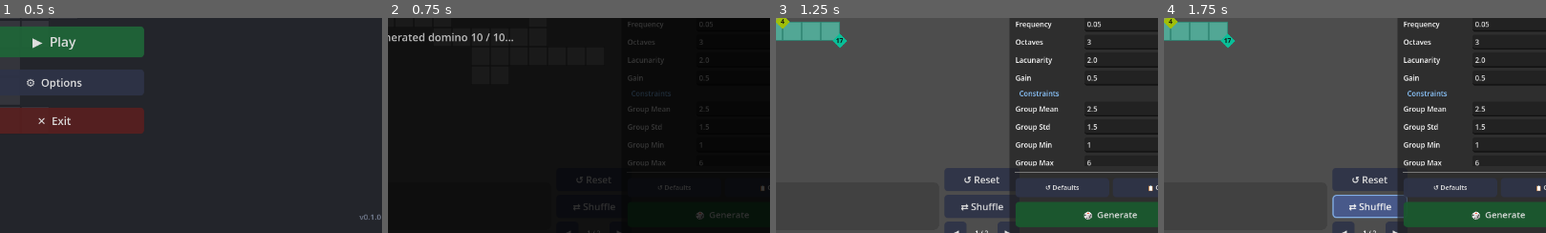
Above: before the commit, frames 1-4 (left to right).
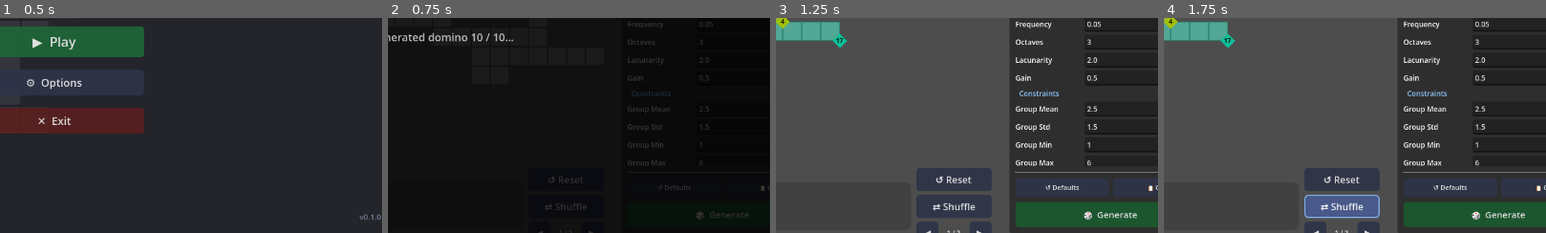
Above: after the commit, the same moments.

Repository: Javen-W/Ritz
Game: Godot game, scene res://main_menu.tscn
Two runs of this game, one before a commit and one after it. Both use one fixed random seed, a clock stepped at 60 frames per second and the inputs below.
Inputs:
- Up to frame 1 (0.5 s): no input
- Up to frame 2 (0.75 s): click "▶ Play" at 0.5 s
- Up to frame 3 (1.25 s): no input
- Up to frame 4 (1.75 s): click "⇄ Shuffle" at 1.25 s
The pictures show only the part of the screen within x 43-93%, y 50-100%; the shares and areas given below are measured in that part.

Frame 1 is identical in both runs. In frame 2, 0.3% of the frame differs, in the area x 39-61%, y 73-100%; in frame 3, 2.9%; in frame 4, 3.9%, in the area x 36-64%, y 69-100%.

Commit message:
fix: reduce panel width to 65% and use is_interactive flag to block preview domino input
- Reduce domino panel background from 75% to 65% of available screen
  width so the button VBoxContainer no longer overlaps the GenPanel
- Add `is_interactive: bool = true` to Domino; guard _unhandled_input
  and _on_mouse_area_2d_mouse_entered with the flag
- In _on_domino_deselected(), only re-enable mouse_collision when
  is_interactive is true — this prevents the deselect broadcast from
  overriding the disabled state of preview/hidden dominos
- In _layout_dominos(), set is_interactive=false (+ collision disabled)
  for preview/hidden dominos and is_interactive=true for current-page

Co-authored-by: Javen-W <21213702+Javen-W@users.noreply.github.com>

Diff:
--- a/domino.gd
+++ b/domino.gd
@@ -21,6 +21,7 @@
 var is_from_panel : bool = false
 var panel_origin_position : Vector2 = Vector2.ZERO
 var is_placed : bool = false
+var is_interactive : bool = true
 
 var _mouse_pressed: bool = false
 var _press_world_pos: Vector2 = Vector2.ZERO
@@ -59,7 +60,7 @@
 	rotate(deg_to_rad(90.0)) # (Negative -> CCW).
 
 func _unhandled_input(event: InputEvent) -> void:
-	if GameSignalbus.interaction_blocked:
+	if GameSignalbus.interaction_blocked or not is_interactive:
 		return
 	if event is InputEventMouseMotion:
 		# Start dragging only once the mouse has moved far enough from the press point
@@ -310,12 +311,13 @@
 
 func _on_domino_deselected() -> void:
 	if self.selected_domino != self:
-		mouse_collision.set_deferred("disabled", false)
+		if is_interactive:
+			mouse_collision.set_deferred("disabled", false)
 	else:
 		self.selected_domino = null
 
 func _on_mouse_area_2d_mouse_entered() -> void:
-	if self.selected_domino != null:
+	if not is_interactive or self.selected_domino != null:
 		return
 	get_tree().call_group("dominos", "_on_domino_selected", self)
 	# print("Mouse area2d entered.")
--- a/domino_panel.gd
+++ b/domino_panel.gd
@@ -109,9 +109,9 @@
 		viewport_size.y / (2.0 * camera.zoom.y) + PANEL_OFFSET_Y
 	)
 
-	# Panel width = 75% of the available screen area (viewport minus GenPanel)
+	# Panel width = 65% of the available screen area (viewport minus GenPanel)
 	var avail_screen := viewport_size.x - GEN_PANEL_WIDTH
-	var w := avail_screen / camera.zoom.x * 0.75
+	var w := avail_screen / camera.zoom.x * 0.65
 	if not is_equal_approx(w, _last_bg_width):
 		_last_bg_width = w
 		_bg.polygon = _make_rounded_rect_polygon(w, PANEL_HEIGHT, CORNER_RADIUS)
@@ -234,6 +234,7 @@
 			domino.scale = Vector2.ONE
 			domino.z_index = 10
 			domino.modulate = Color.WHITE
+			domino.is_interactive = true
 			domino.mouse_collision.set_deferred("disabled", false)
 		elif total > 1 and i >= next_start and i < next_start + VISIBLE_COUNT:
 			# Next page — show as translucent preview behind current stack; not interactive
@@ -242,9 +243,11 @@
 			domino.scale = Vector2.ONE
 			domino.z_index = 5
 			domino.modulate = PREVIEW_MODULATE
+			domino.is_interactive = false
 			domino.mouse_collision.set_deferred("disabled", true)
 		else:
 			domino.visible = false
+			domino.is_interactive = false
 			domino.mouse_collision.set_deferred("disabled", true)
 
 	_update_pagination_ui()
